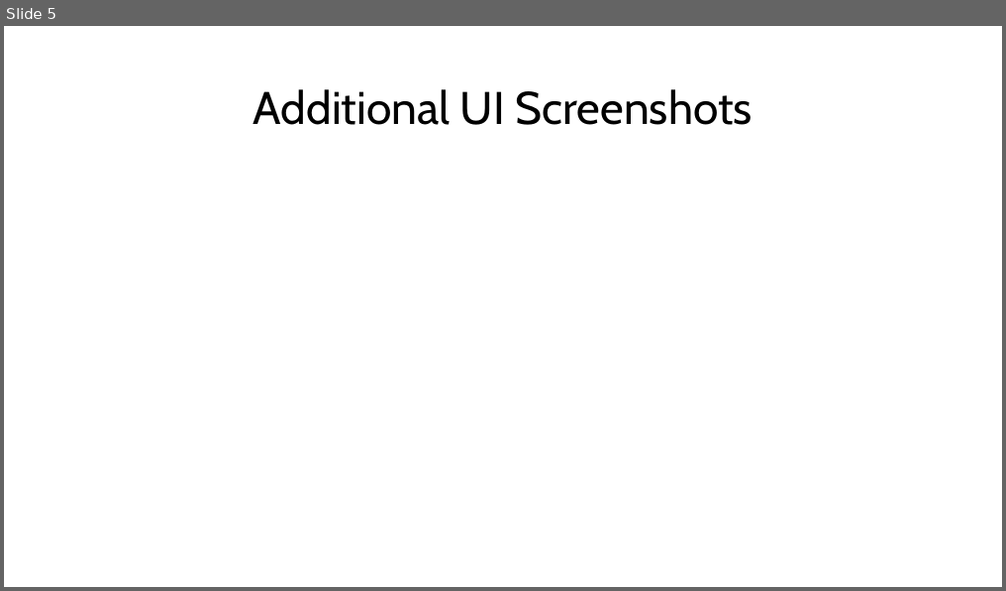
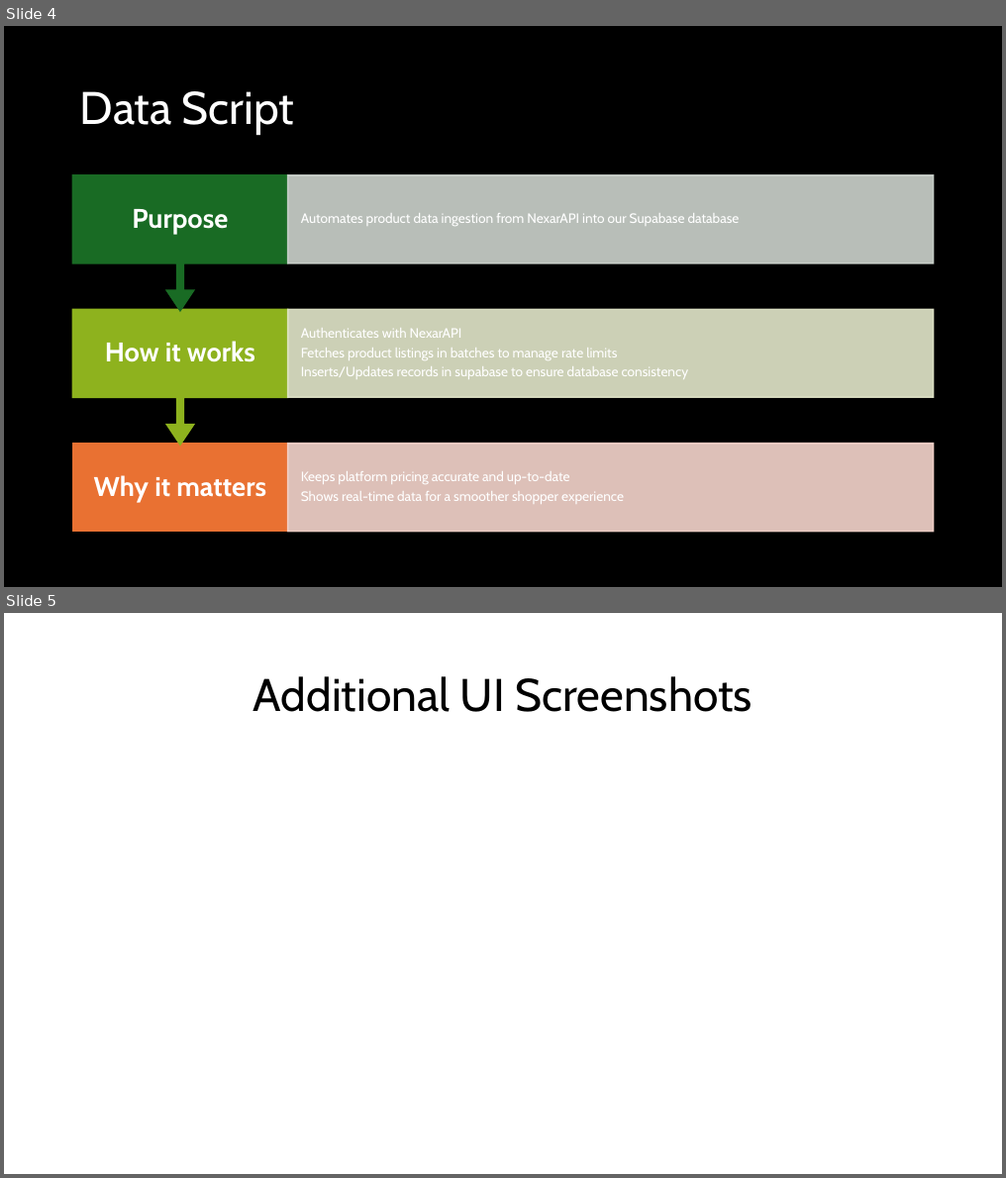
Before and after one commit to Jormungandr72/Cross-Website-Price-Checker, a slide deck: docs/phase_four_docs/Phase_Four_Presentation.pptx. Shown one above the other, each under a label of ours: slide 5 before the commit, slides 4 and 5 after it. The pictures are 1006x591 and 1006x1178 pixels, drawn with LibreOffice and Linux fonts; fonts in the diff are those of the drawing; background and template pictures are left out. Boxes give left, top, right and bottom in pixels: in the first picture for what was removed or moved away, otherwise in the second. Text is boxed around its words. In the diff, an @@ line names an element or a change of style, - is before the commit and + after.

```diff
--- a/docs/phase_four_docs/Phase_Four_Presentation.pptx
+++ b/docs/phase_four_docs/Phase_Four_Presentation.pptx
@@ slide 4 added at [4, 26, 1002, 587], background picture (left out) @@
@@ title added at [80, 91, 295, 135], 44 pt, text #FFFFFF @@
+Data Script
@@ group added at [73, 175, 933, 532]: 6 texts, 4 rectangles, 2 up arrow callouts @@
+Why it matters
+Keeps platform pricing accurate and up-to-date
+Shows real-time data for a smoother shopper experience
+How it works
+Authenticates with NexarAPI
+Fetches product listings in batches to manage rate limits
+Inserts/Updates records in supabase to ensure database consistency
+Purpose
+Automates product data ingestion from NexarAPI into our Supabase database
```
Also in this commit, not shown: 4 slides changed, 1 other slide added, 1 slide removed.
